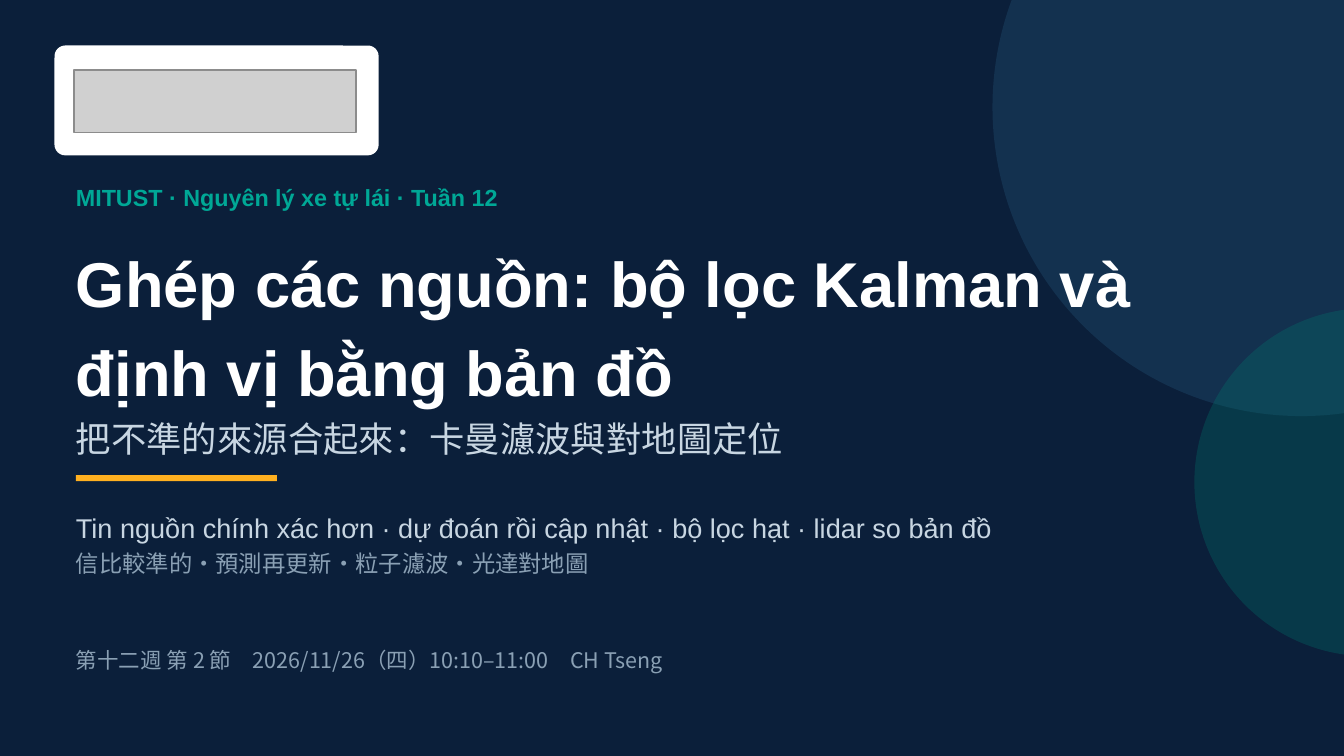
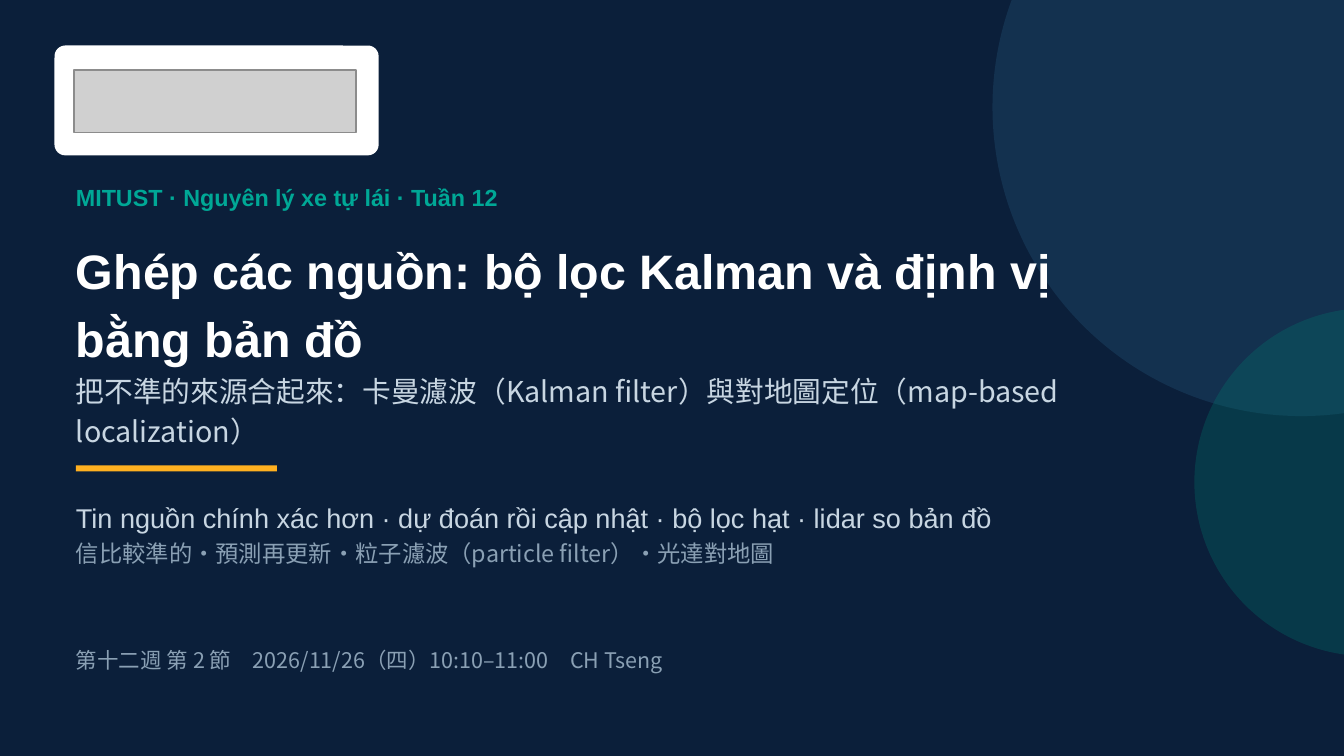
Before and after one commit to ch-neural/MITUST-Principles-of-Self-Driving-Cars, a slide deck: slide 1 of 第十二週(11-26)/第十二週_第2節_簡報.pptx. Drawn at 1344x756 pixels with LibreOffice and Linux fonts; fonts in the diff are those of the drawing; grey boxes stand for pictures. Boxes give left, top, right and bottom in pixels: in the first picture for what was removed or moved away, otherwise in the second. Text is boxed around its words. In the diff, an @@ line names an element or a change of style, - is before the commit and + after.

```diff
--- a/第十二週(11-26)/第十二週_第2節_簡報.pptx
+++ b/第十二週(11-26)/第十二週_第2節_簡報.pptx
@@ text at (76,251,1050,367): size 33.9 to 25.9 pt in "Ghép các nguồn: bộ lọc Kalman và ..." @@
@@ text at (76,377,1058,445): text changed; size 18.9 to 15.4 pt @@
-把不準的來源合起來：卡曼濾波與對地圖定位
+把不準的來源合起來：卡曼濾波（Kalman filter）與對地圖定位（map-based localization）
@@ rectangle: place and size @@
-rectangle at (77,476,277,481)
+rectangle at (77,465,277,470)
@@ text "Tin nguồn chính xác hơn ...": place and size @@
-text "Tin nguồn chính xác hơn ..." at (76,517,991,574)
+text "Tin nguồn chính xác hơn ..." at (76,507,991,568)
@@ text at (76,542,774,568): text changed @@
-信比較準的・預測再更新・粒子濾波・光達對地圖
+信比較準的・預測再更新・粒子濾波（particle filter）・光達對地圖
```
Also in this commit, not shown: 8 other slides changed, 5 other files.
